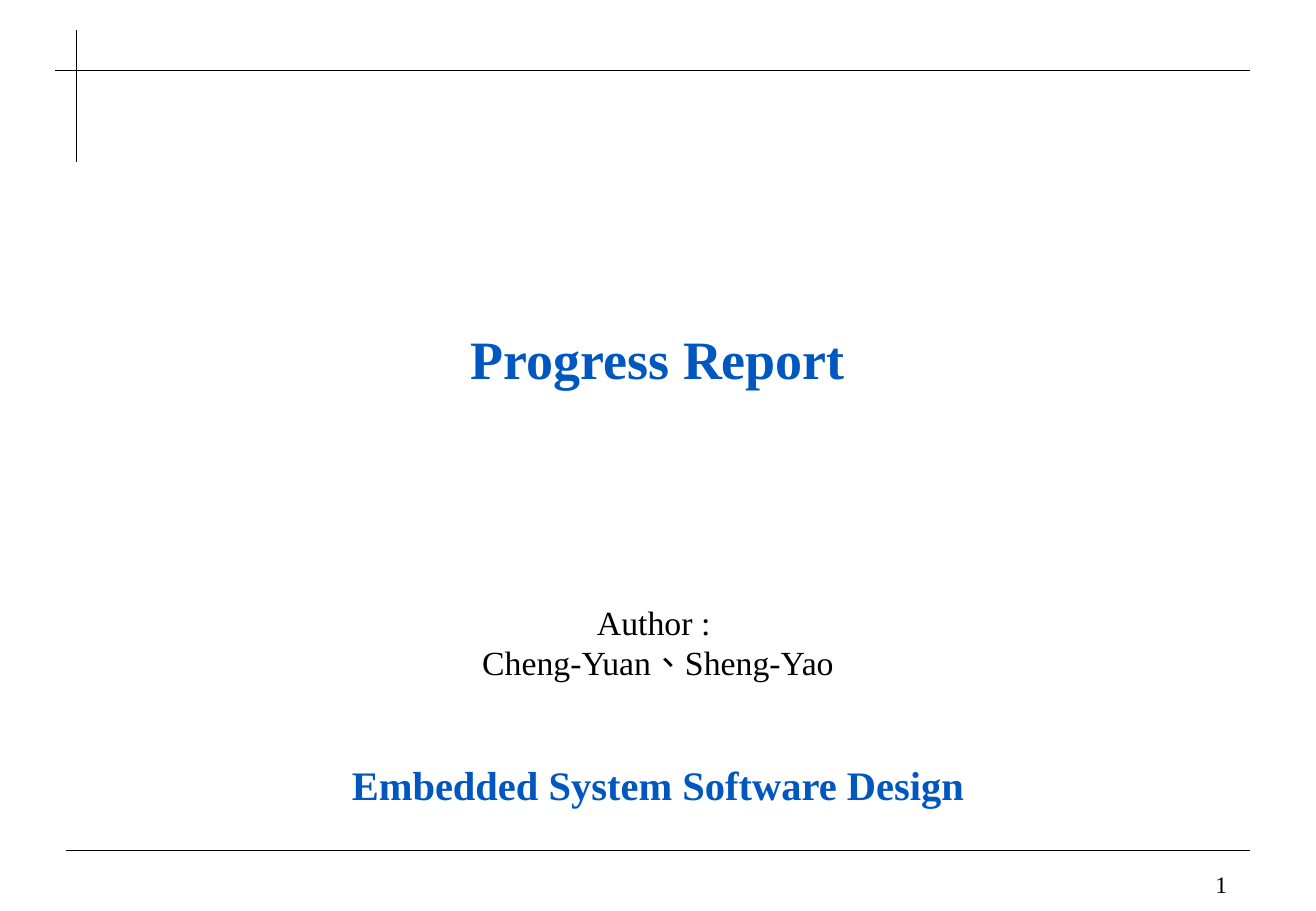
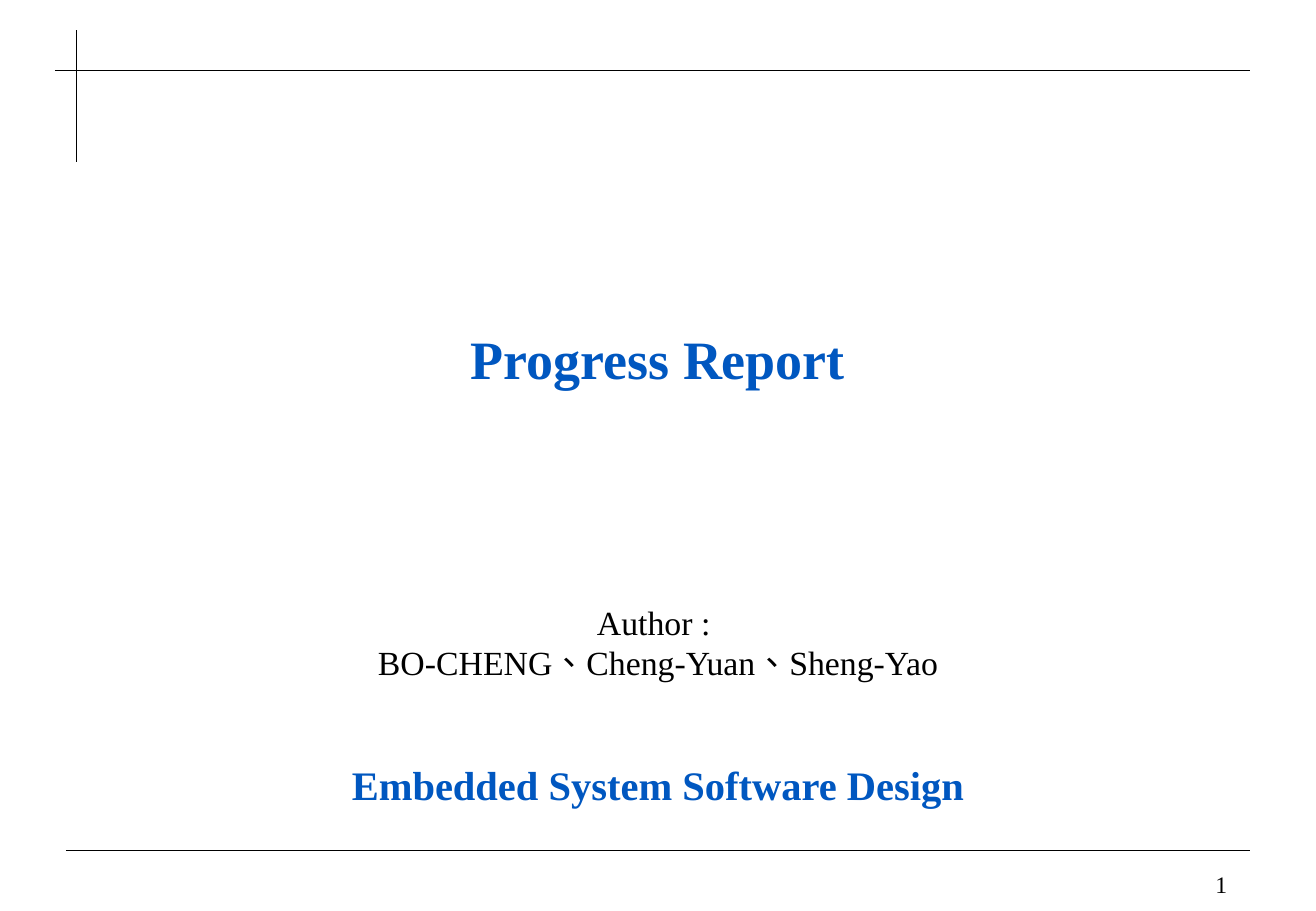
Before and after one commit to 0ilasis0/home, a slide deck: slide 1 of ICCPROFILE.pptx. Drawn at 1316x911 pixels with LibreOffice and Linux fonts; fonts in the diff are those of the drawing; background and template pictures are left out. Boxes give left, top, right and bottom in pixels: in the first picture for what was removed or moved away, otherwise in the second. Text is boxed around its words. In the diff, an @@ line names an element or a change of style, - is before the commit and + after.

```diff
--- a/ICCPROFILE.pptx
+++ b/ICCPROFILE.pptx
@@ text at bbox=[378, 651, 938, 682]: text changed @@
-Cheng-Yuan、Sheng-Yao
+BO-CHENG、Cheng-Yuan、Sheng-Yao
```
Also in this commit, not shown: 1 other slide changed, 2 other files.
